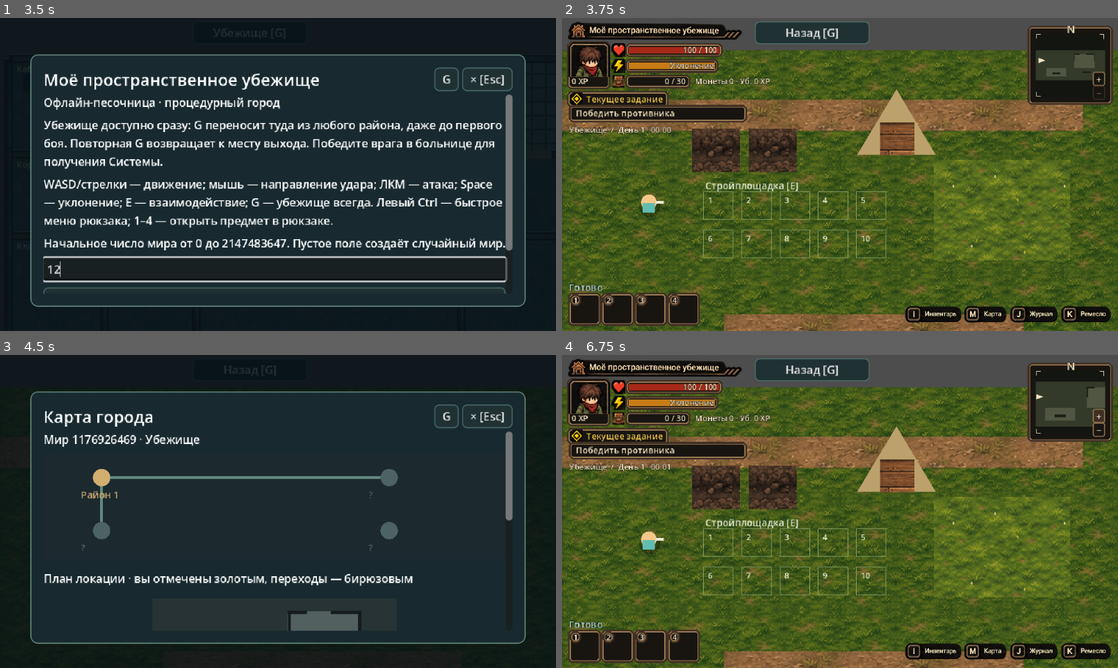
Above: before the commit, frames 1-4 (two rows, left to right).
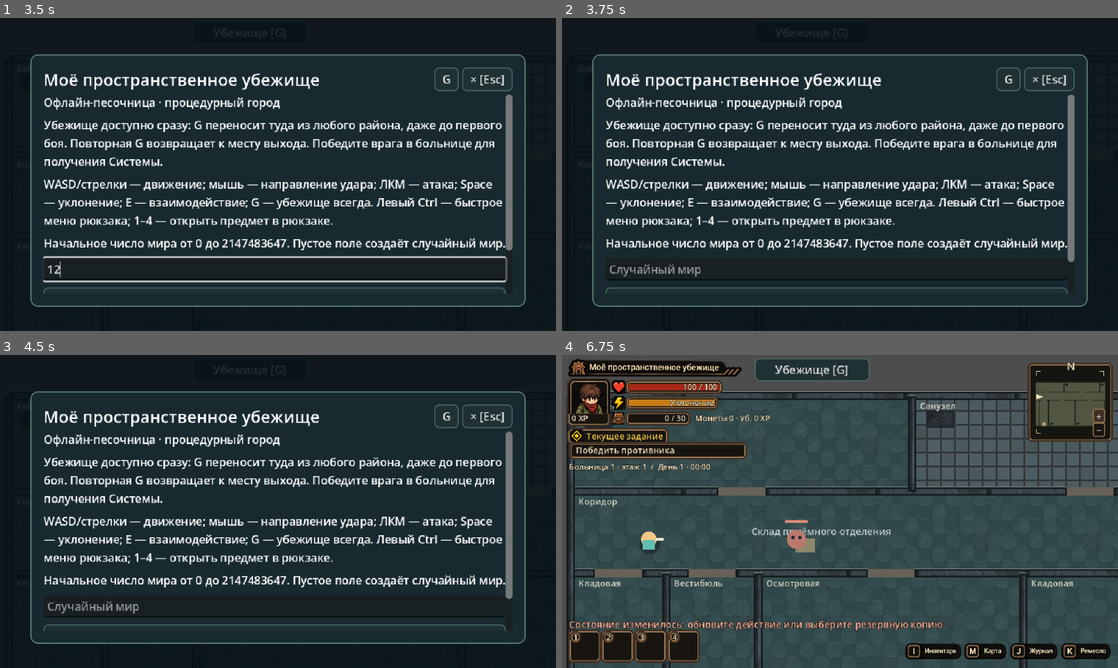
Above: after the commit, the same moments.

Repository: AndreyCokol/My_shelter
Game: Godot game, scene res://game/scenes/main/playable.tscn
Two runs of this game, one before a commit and one after it. Both use one fixed random seed, a clock stepped at 60 frames per second and the inputs below.
Inputs (mouse positions are in pixels of both pictures, inside the frame that each line leads up to):
- Up to frame 1 (3.5 s): click (272, 268) at 0.52 s; type "12" at 0.6 s; click "Начать игру" at 1.25 s; click "Начать игру" at 2 s; click "Убежище [G]" at 2.75 s
- Up to frame 2 (3.75 s): click "G" at 3.5 s
- Up to frame 3 (4.5 s): click (505, 401) at 4.27 s
- Up to frame 4 (6.75 s): click "Назад [G]" (after the commit: "Убежище [G]") at 5 s; click "× [Esc]" at 5.75 s; click "+" at 6.5 s

Frame 1 is identical in both runs. In frame 2, 95% of the frame differs, in the area x 0-100%, y 0-100%; in frame 3, 12%; in frame 4, 78%.

Commit message:
perf(core): compact successful receipts atomically while preserving legacy replay

Diff:
--- a/game/systems/core/core_session.gd
+++ b/game/systems/core/core_session.gd
@@ -5,10 +5,12 @@
 
 const JsonNumbers = preload("res://game/state/json_numbers.gd")
 const EventBus = preload("res://game/systems/core/event_bus.gd")
+const Receipts = preload("res://game/systems/core/action_receipt.gd")
 const PauseRegistry = preload("res://game/systems/core/pause_registry.gd")
 var pauses = PauseRegistry.new()
 var events = EventBus.new()
 var _load_serial: int = 0
+var _legacy_receipts_present: bool = false
 var _state: Dictionary = initial_state()
 var _busy: bool = false
 var _recovery_token: int = 0
@@ -29,6 +31,7 @@
 	if planner.is_valid():
 		_planner = planner
 	_state = JsonNumbers.normalize_numbers(_state)
+	_legacy_receipts_present = Receipts.has_legacy(_state.get("completed_actions", {}))
 
 static func _normalize_core(request: Dictionary) -> Dictionary:
 	var payload = request.get("payload", {})
@@ -56,17 +59,7 @@
 	if not valid_integer(state.get("counter")) or not valid_integer(state.get("state_revision")) or not state.get("completed_actions") is Dictionary:
 		return false
 	for action_id in state.completed_actions:
-		var receipt = state.completed_actions[action_id]
-		if not action_id is String or action_id.is_empty() or not receipt is Dictionary:
-			return false
-		if not receipt.get("fingerprint") is String or not receipt.get("result") is Dictionary:
-			return false
-		var result: Dictionary = receipt.result
-		if result.get("action_id") != action_id or result.get("ok") != true or result.get("code") != "OK":
-			return false
-		if not valid_integer(result.get("state_revision")) or result.state_revision > state.state_revision:
-			return false
-		if not result.get("data") is Dictionary:
+		if not Receipts.valid(action_id, state.completed_actions[action_id], state.state_revision):
 			return false
 	return true
 
@@ -93,6 +86,7 @@
 		return _result(false, "SAVE_FAILED", "")
 	# One root swap after all validation. Domain validators join here in G1b.
 	_state = loaded.state.duplicate(true)
+	_legacy_receipts_present = Receipts.has_legacy(_state.completed_actions)
 	if not _install_runtime(ticket):
 		_ensure_recovery()
 		pauses.release_pause(token)
@@ -131,11 +125,9 @@
 		return _result(false, "UNAVAILABLE", action_id)
 	if _state.completed_actions.has(action_id):
 		var receipt: Dictionary = _state.completed_actions[action_id]
-		if receipt.fingerprint != fingerprint:
+		if Receipts.fingerprint(receipt) != fingerprint:
 			return _result(false, "ACTION_CONFLICT", action_id)
-		var replay: Dictionary = receipt.result.duplicate(true)
-		replay.code = "ALREADY_APPLIED"
-		return replay
+		return Receipts.replay(action_id, receipt)
 	if pauses.is_paused() and request.command_type != "session.save":
 		return _result(false, "PAUSED", action_id)
 	_busy = true
@@ -153,7 +145,9 @@
 	var result := _result(true, "OK", action_id)
 	result.state_revision = tentative.state_revision
 	result.data = planned.get("data", {}).duplicate(true)
-	tentative.completed_actions[action_id] = {"fingerprint": fingerprint, "result": result.duplicate(true)}
+	if _legacy_receipts_present:
+		Receipts.compact_canonical_legacy(tentative.completed_actions, tentative.state_revision)
+	tentative.completed_actions[action_id] = Receipts.pack(fingerprint, result)
 	if not _state_validator.call(tentative):
 		_busy = false
 		return _result(false, "INVALID_STATE", action_id)
@@ -176,6 +170,7 @@
 		_busy = false
 		return _result(false, "UNAVAILABLE", action_id)
 	_state = tentative
+	_legacy_receipts_present = Receipts.has_legacy(_state.completed_actions)
 	if not _install_runtime(ticket):
 		_ensure_recovery()
 		_busy = false
